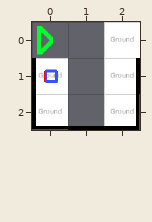
A Tiled map gets an edit: Assets/Worlds/Demo/Data/Elevators.tmx. The picture above is the old version.
Cells are 50x50 px. Shown: x 0..2, y 0..2.
Once edited:
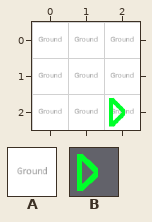
Key: from "Master": A 3 "/Base/Ground", B 28 "/Base/Redirection".
_ is an empty cell.
Objects are placed by their top-left corner, in cells (3,4 is the top-left corner of cell 3,4); size is 1x1 cell unless given.
Tiles of an added or newly shown layer are drawn over the layers below it.
The edit:
Layer "Floor 1/Ground" (now shown):
There is now tile A in row 0 at x 1; in row 1 at x 0 to 2; in row 2 at x 0 to 1.
Layer "Floor 1/Ground #2" (now shown):
A new object: A "/Base/Ground" at 0,0.
A new object: A "/Base/Ground" at 2,2.
Layer "Floor 1/Transitions" (now shown):
A new object: B "Platform" at 2,2.
